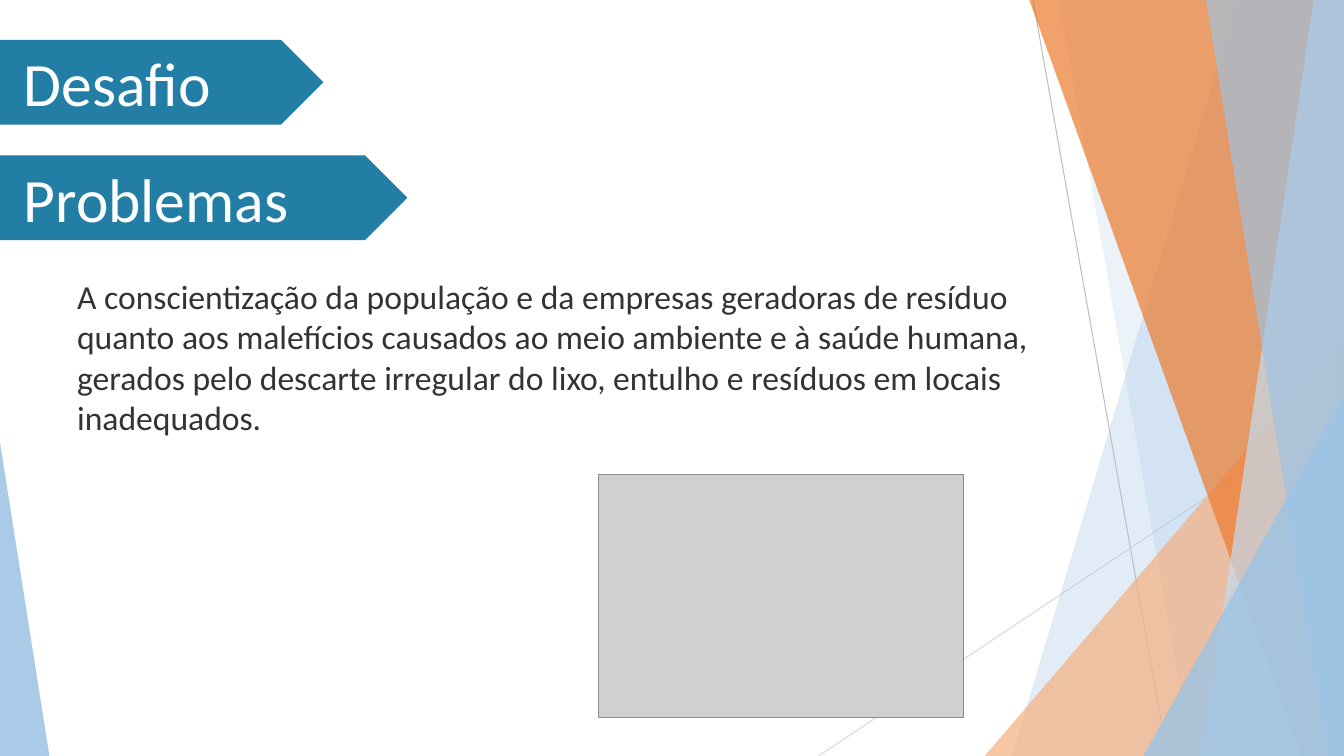
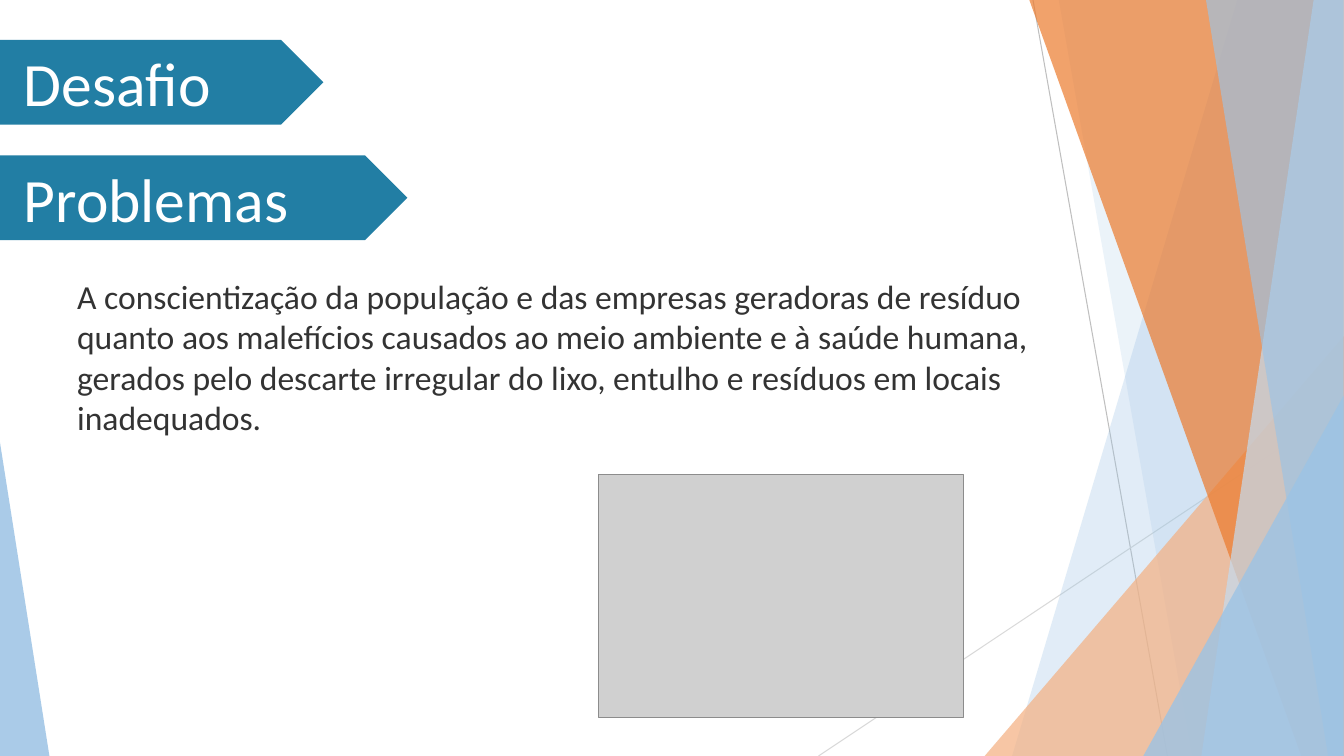
Before and after one commit to Stefany-hub/Projeto2.0, a slide deck: slide 7 of apresentação/MIT PPT (Projeto 2.0).pptx. Drawn at 1344x756 pixels with LibreOffice and Linux fonts; fonts in the diff are those of the drawing; grey boxes stand for pictures; background and template pictures are left out. Boxes give left, top, right and bottom in pixels: in the first picture for what was removed or moved away, otherwise in the second. Text is boxed around its words. In the diff, an @@ line names an element or a change of style, - is before the commit and + after.

```diff
--- a/apresentação/MIT PPT (Projeto 2.0).pptx
+++ b/apresentação/MIT PPT (Projeto 2.0).pptx
@@ text at bbox=[77, 285, 1027, 436]: text changed @@
-A conscientização da população e da empresas geradoras de resíduo quanto aos malefícios causados ao meio ambiente e à saúde humana, gerados pelo descarte irregular do lixo, entulho e resíduos em locais inadequados.
+A conscientização da população e das empresas geradoras de resíduo quanto aos malefícios causados ao meio ambiente e à saúde humana, gerados pelo descarte irregular do lixo, entulho e resíduos em locais inadequados.
```
Also in this commit, not shown: 2 other slides changed, 1 slide added, 1 slide removed.
